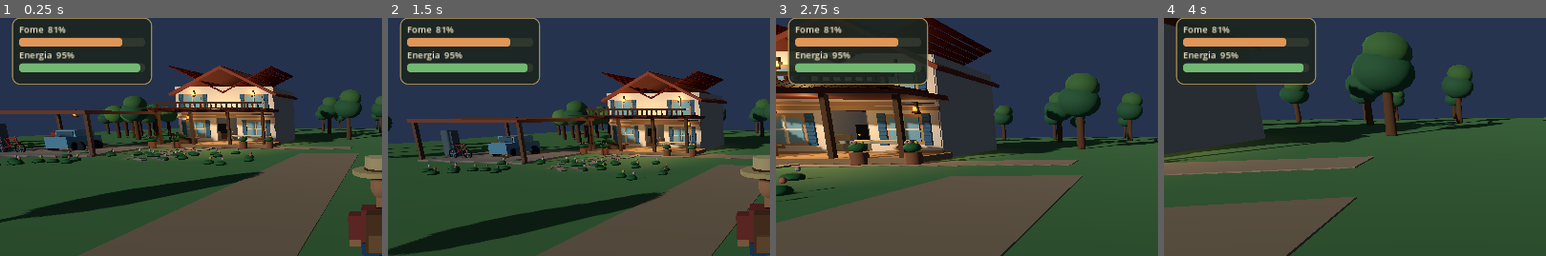
Above: before the commit, frames 1-4 (left to right).
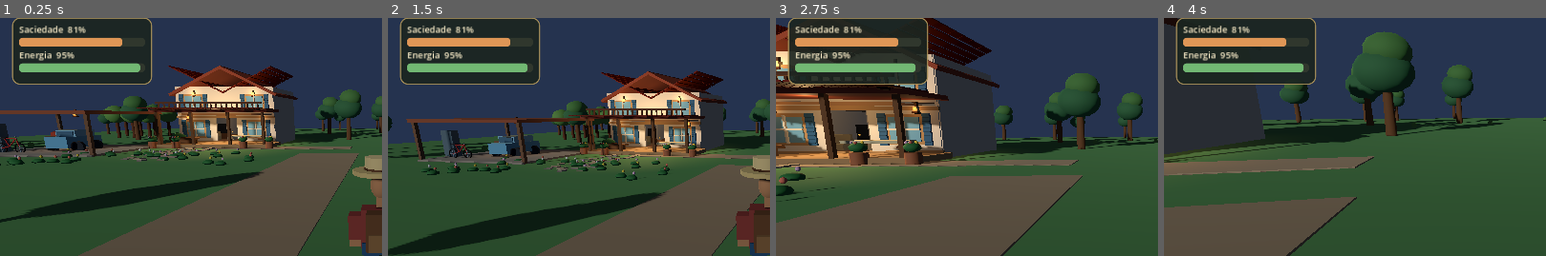
Above: after the commit, the same moments.

Repository: juniordev830/pixel-farm-seasons
Game: Godot game, scene res://scenes/farm_world.tscn
Two runs of this game, one before a commit and one after it. Both use one fixed random seed, a clock stepped at 60 frames per second and the inputs below.
Inputs (mouse positions are % of the whole screen's width and height, from its top left):
- Up to frame 1 (0.25 s): no input
- Up to frame 2 (1.5 s): tap Enter (ui_accept) at 0.5 s; move the mouse to (55, 50) at 0.52 s; hold Ctrl (crouch) 0.53-1.28 s; hold W (move_forward) from 0.53 s (still down); tap Space (jump) at 0.77 s; move the mouse to (45, 50) at 1.27 s; tap Shift (sprint) at 1.35 s
- Up to frame 3 (2.75 s): keep holding W (move_forward); tap Space (jump) at 1.52 s; move the mouse to (52, 48) at 2.02 s; hold V (toggle_camera) from 2.03 s (still down)
- Up to frame 4 (4 s): keep holding W (move_forward); move the mouse to (49, 52) at 2.77 s; release V (toggle_camera) at 2.78 s; tap F at 2.85 s; tap Space (jump) at 3.02, 3.77 s; move the mouse to (57, 51) at 3.52 s; tap G at 3.6 s
The pictures show only the part of the screen within x 0-50%, y 16-66%; the shares and areas given below are measured in that part.

The runs differ from the first frame. In frame 1, 0.3% of the frame differs, in the area x 5-23%, y 3-7%; in frame 2, 0.3%; in frame 3, 0.3%; in frame 4, 0.3%.

Commit message:
fix(farm): show satiety correctly and current character level

Diff:
--- a/godot/scripts/cozy_game_hud.gd
+++ b/godot/scripts/cozy_game_hud.gd
@@ -125,7 +125,7 @@
 
     var status := _panel(root_control, "Needs", Vector2(20, 124), Vector2(235, 113))
     var needs_stack := _stack(status, 3)
-    hunger_text = _text(needs_stack, "Hunger", "Fome 82%", 15, CREAM)
+    hunger_text = _text(needs_stack, "Hunger", "Saciedade 82%", 15, CREAM)
     hunger_bar = _bar(needs_stack, WARNING)
     energy_text = _text(needs_stack, "Energy", "Energia 96%", 15, CREAM)
     energy_bar = _bar(needs_stack, GOOD)
@@ -186,9 +186,9 @@
     subtitle.text = "Dia %d  |  %s  |  %s" % [
         day, String(life.call("_time_string")), String(life.call("_season"))
     ]
-    money.text = "R$ %d" % cash
-
-    hunger_text.text = "Fome  %d%%" % int(hunger)
+    money.text = "R$ %d | Nv.%d" % [cash, int(life.get("level"))]
+
+    hunger_text.text = "Saciedade  %d%%" % int(hunger)
     energy_text.text = "Energia  %d%%" % int(energy)
     hunger_bar.value = hunger
     energy_bar.value = energy
